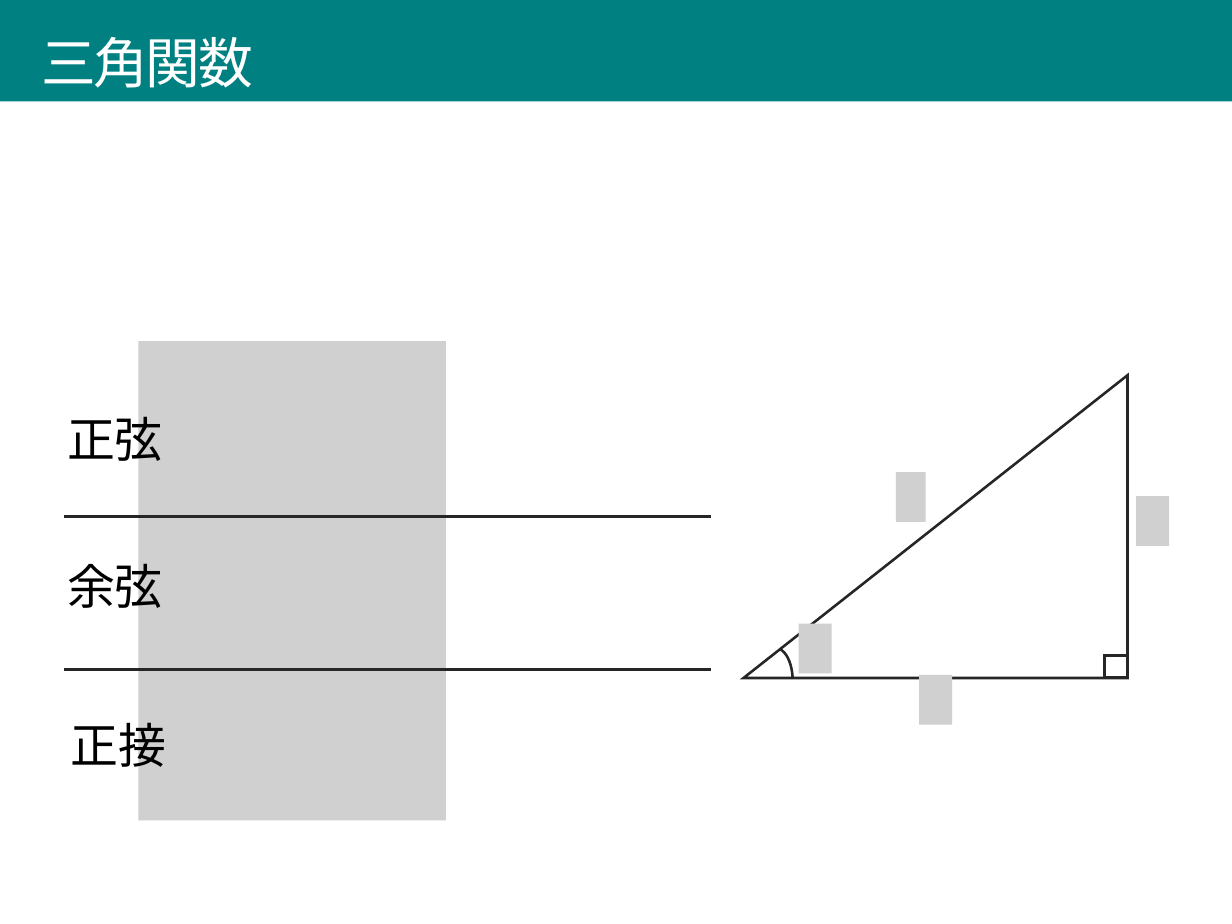
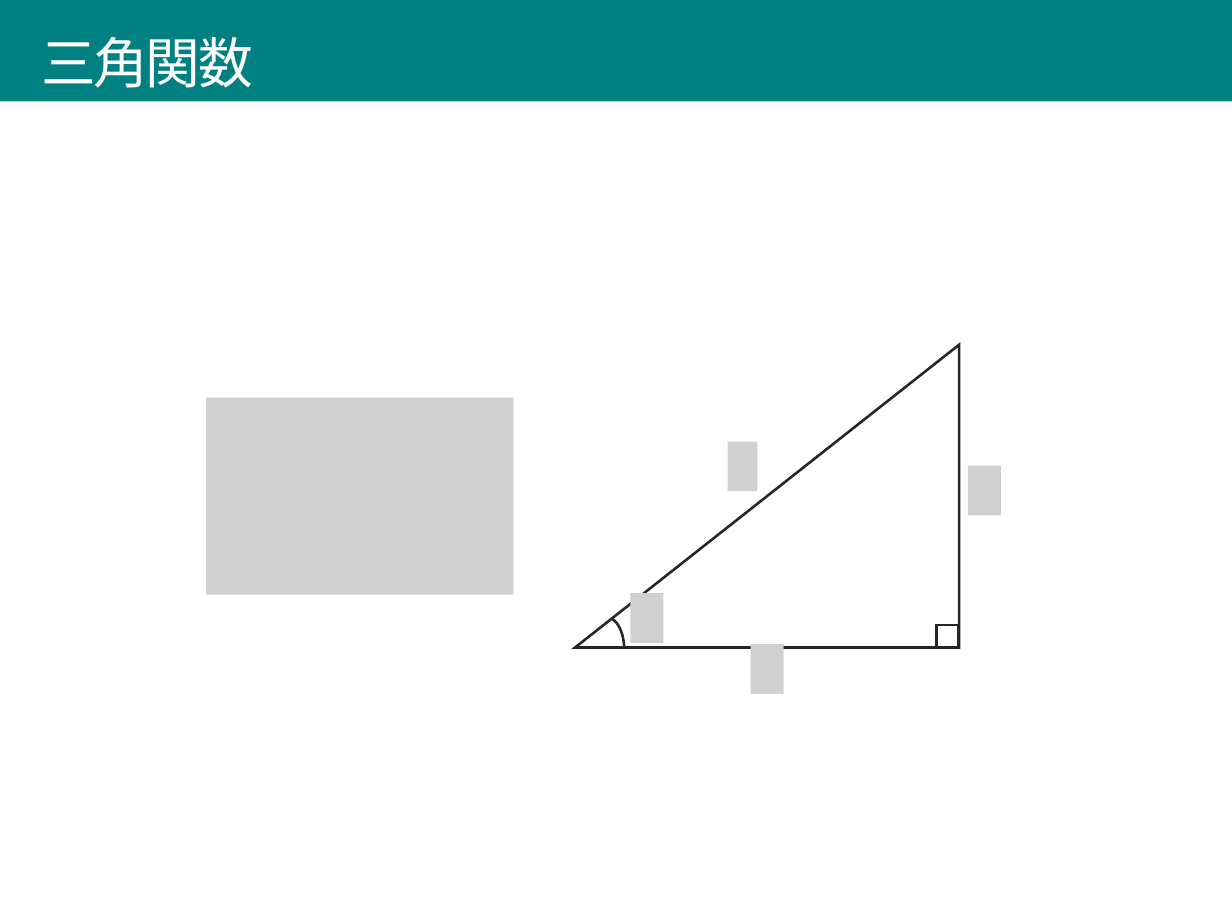
Before and after one commit to afukushimagit/afukushimagit.github.io, a slide deck: slide 7 of images/calv_variable/図素材.pptx. Drawn at 1232x924 pixels with LibreOffice and Linux fonts; fonts in the diff are those of the drawing; grey boxes stand for pictures. Boxes give left, top, right and bottom in pixels: in the first picture for what was removed or moved away, otherwise in the second. Text is boxed around its words. In the diff, an @@ line names an element or a change of style, - is before the commit and + after.

```diff
--- a/images/calv_variable/図素材.pptx
+++ b/images/calv_variable/図素材.pptx
@@ text removed at (67,408,163,469) @@
-正弦
@@ picture: place and size @@
-picture at (138,341,446,821)
+picture at (206,398,514,595)
@@ picture added at (728,441,758,490) @@
@@ picture removed at (896,472,925,521) @@
@@ picture added at (968,466,1002,515) @@
@@ picture removed at (1136,496,1169,546) @@
@@ line removed from (64, 516) to (711, 516) @@
@@ text removed at (67,555,163,616) @@
-余弦
@@ picture added at (631,594,664,643) @@
@@ picture removed at (798,623,832,673) @@
@@ 1 right triangle, 1 arc (boxed as its full ellipse), 1 rectangle: place and size @@
-1 right triangle, 1 arc (boxed as its full ellipse), 1 rectangle at (744,376,1129,713)
+1 right triangle, 1 arc (boxed as its full ellipse), 1 rectangle at (575,345,960,683)
@@ picture added at (750,644,784,694) @@
@@ line removed from (64, 669) to (711, 669) @@
@@ picture removed at (919,675,952,724) @@
@@ text removed at (70,714,166,775) @@
-正接
```
Also in this commit, not shown: 2 other files.
